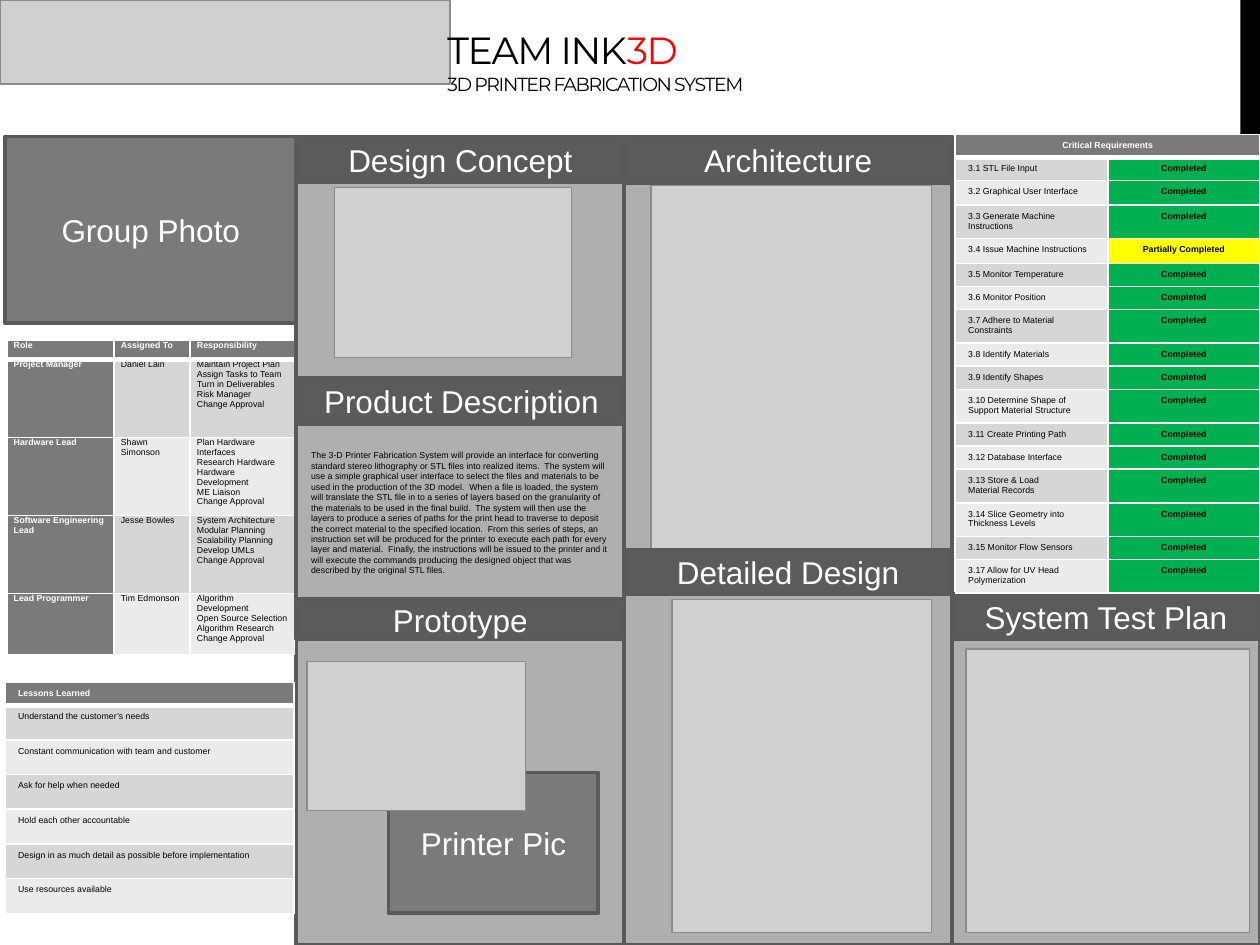
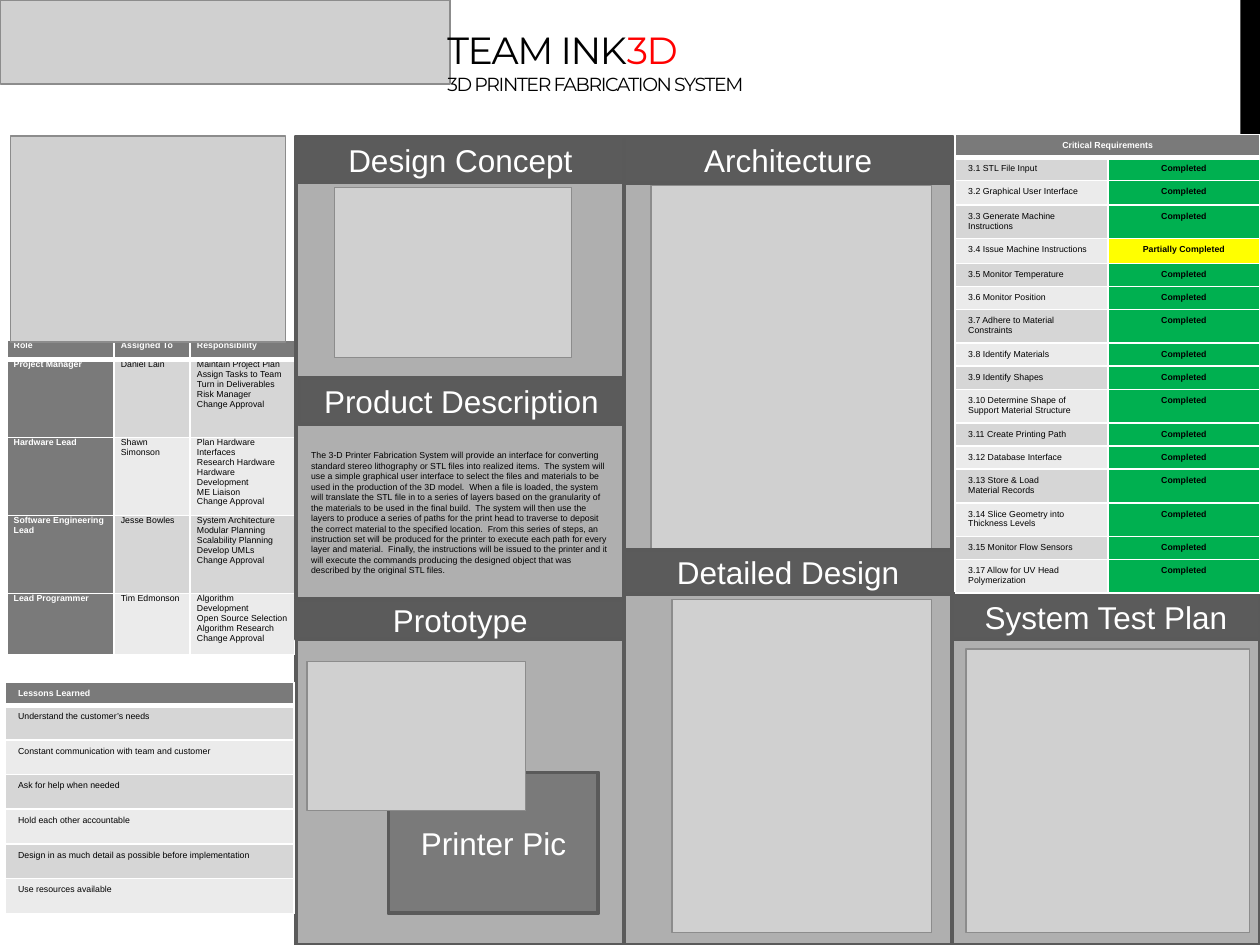
Before and after one commit to qpHalcy0n/SRDesign, a slide deck: slide 1 of Presentation Display/Trifold.pptx. Drawn at 1260x945 pixels with LibreOffice and Linux fonts; fonts in the diff are those of the drawing; grey boxes stand for pictures. Boxes give left, top, right and bottom in pixels: in the first picture for what was removed or moved away, otherwise in the second. Text is boxed around its words. In the diff, an @@ line names an element or a change of style, - is before the commit and + after.

Commit message:
Added group photo to tri-fold

```diff
--- a/Presentation Display/Trifold.pptx
+++ b/Presentation Display/Trifold.pptx
@@ rectangle removed at box(5, 136, 296, 323) @@
-Group Photo
@@ picture added at box(11, 136, 286, 341) @@
```
